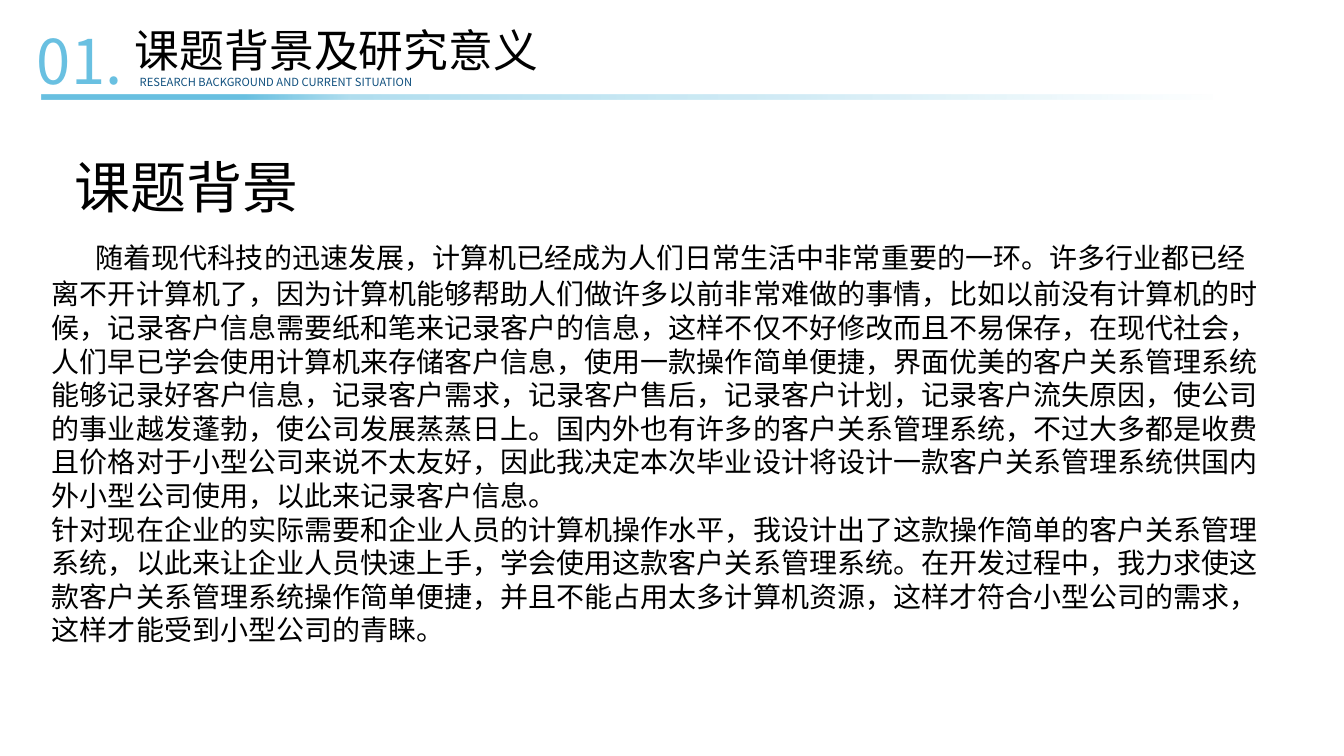
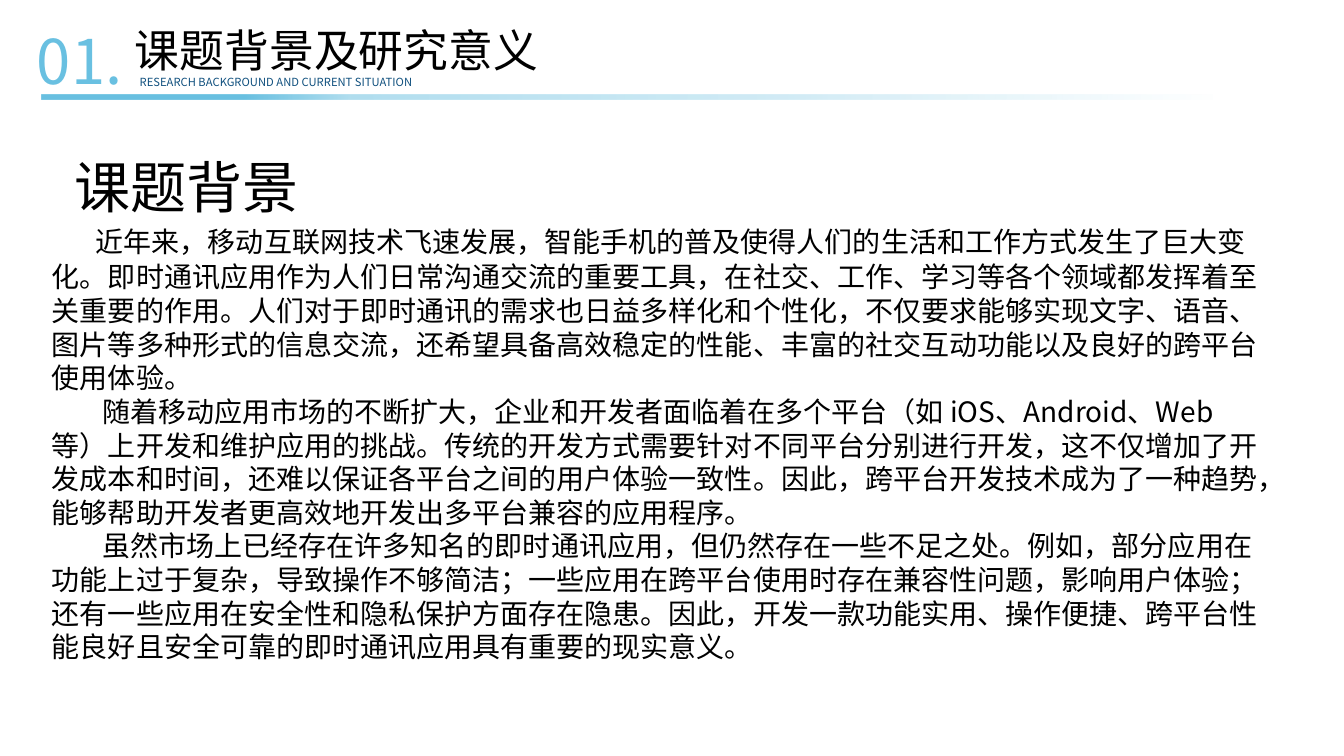
Before and after one commit to ConsoleLZ/chat-app, a slide deck: slide 4 of 毕业论文/毕业答辩(系统开发）.pptx. Drawn at 1344x756 pixels with LibreOffice and Linux fonts; fonts in the diff are those of the drawing. Boxes give left, top, right and bottom in pixels: in the first picture for what was removed or moved away, otherwise in the second. Text is boxed around its words. In the diff, an @@ line names an element or a change of style, - is before the commit and + after.

```diff
--- a/毕业论文/毕业答辩(系统开发）.pptx
+++ b/毕业论文/毕业答辩(系统开发）.pptx
@@ text in rectangle at (52, 228, 1286, 660): text changed @@
-随着现代科技的迅速发展，计算机已经成为人们日常生活中非常重要的一环。许多行业都已经离不开计算机了，因为计算机能够帮助人们做许多以前非常难做的事情，比如以前没有计算机的时候，记录客户信息需要纸和笔来记录客户的信息，这样不仅不好修改而且不易保存，在现代社会，人们早已学会使用计算机来存储客户信息，使用一款操作简单便捷，界面优美的客户关系管理系统能够记录好客户信息，记录客户需求，记录客户售后，记录客户计划，记录客户流失原因，使公司的事业越发蓬勃，使公司发展蒸蒸日上。国内外也有许多的客户关系管理系统，不过大多都是收费且价格对于小型公司来说不太友好，因此我决定本次毕业设计将设计一款客户关系管理系统供国内外小型公司使用，以此来记录客户信息。
-针对现在企业的实际需要和企业人员的计算机操作水平，我设计出了这款操作简单的客户关系管理系统，以此来让企业人员快速上手，学会使用这款客户关系管理系统。在开发过程中，我力求使这款客户关系管理系统操作简单便捷，并且不能占用太多计算机资源，这样才符合小型公司的需求，这样才能受到小型公司的青睐。
+近年来，移动互联网技术飞速发展，智能手机的普及使得人们的生活和工作方式发生了巨大变化。即时通讯应用作为人们日常沟通交流的重要工具，在社交、工作、学习等各个领域都发挥着至关重要的作用。人们对于即时通讯的需求也日益多样化和个性化，不仅要求能够实现文字、语音、图片等多种形式的信息交流，还希望具备高效稳定的性能、丰富的社交互动功能以及良好的跨平台使用体验。
+随着移动应用市场的不断扩大，企业和开发者面临着在多个平台（如 iOS、Android、Web 等）上开发和维护应用的挑战。传统的开发方式需要针对不同平台分别进行开发，这不仅增加了开发成本和时间，还难以保证各平台之间的用户体验一致性。因此，跨平台开发技术成为了一种趋势，能够帮助开发者更高效地开发出多平台兼容的应用程序。
+虽然市场上已经存在许多知名的即时通讯应用，但仍然存在一些不足之处。例如，部分应用在功能上过于复杂，导致操作不够简洁；一些应用在跨平台使用时存在兼容性问题，影响用户体验；还有一些应用在安全性和隐私保护方面存在隐患。因此，开发一款功能实用、操作便捷、跨平台性能良好且安全可靠的即时通讯应用具有重要的现实意义。
```
Also in this commit, not shown: 10 other slides changed, 3 other files.
